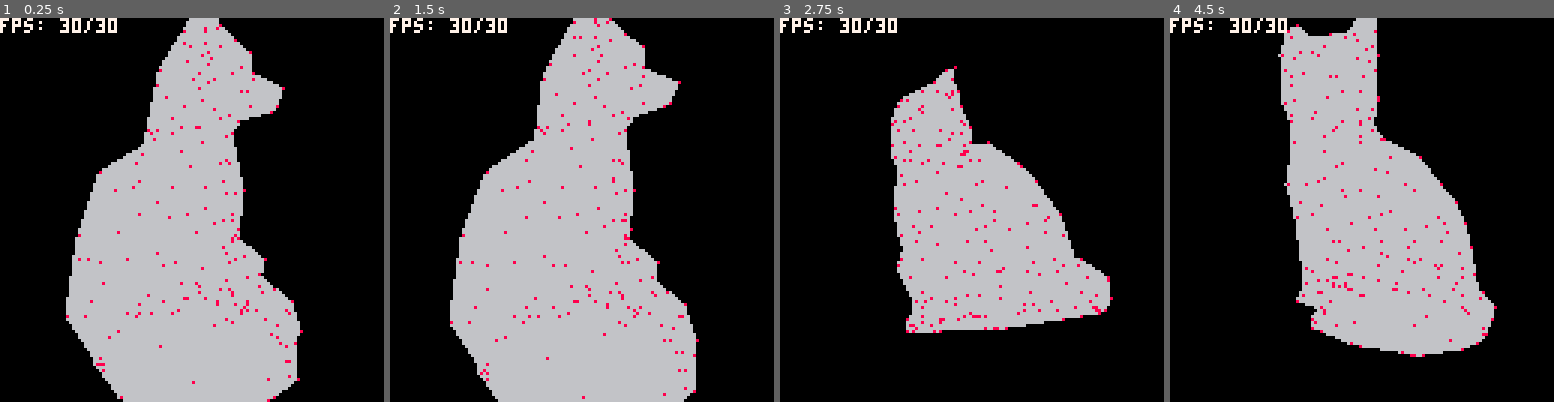
Above: before the commit, frames 1-4 (left to right).
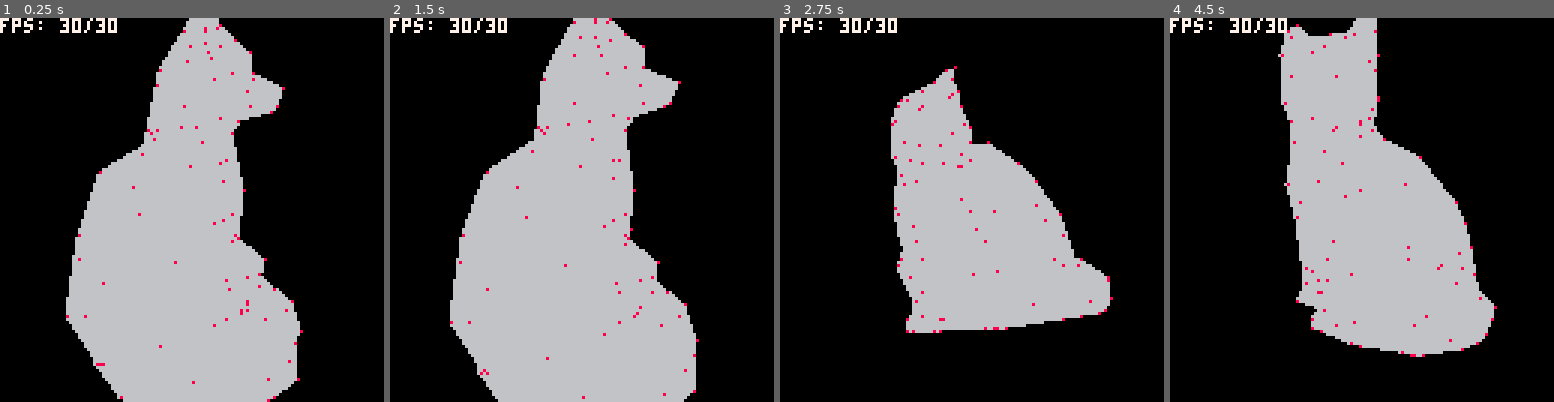
Above: after the commit, the same moments.

Repository: gschup/pico8-playground
Game: PICO-8 cartridge carts/3drend.p8
Same seed, same stepped clock (60 frames per second), same inputs: the game is played once before the commit and once after it.
Inputs:
- Up to frame 1 (0.25 s): no input
- Up to frame 2 (1.5 s): tap X (X key) at 0.33, 1.07 s; tap O (Z key) at 0.7 s
- Up to frame 3 (2.75 s): hold Right 1.6-2.1 s; tap O (Z key) at 1.7, 2.1, 2.5 s; tap X (X key) at 1.85 s; hold Up 2.15-2.42 s; hold Right from 2.47 s (still down)
- Up to frame 4 (4.5 s): tap O (Z key) every 0.4 s from 2.9 to 4.1 s; tap X (X key) at 2.97, 4.08 s; release Right at 3.03 s; hold Left 3.08-3.58 s; hold Down 3.63-3.97 s; hold Right from 4.02 s (still down)

The runs differ from the first frame. In frame 1, 0.5% of the frame differs, in the area x 22-76%, y 6-94%; in frame 2, 0.5%; in frame 3, 0.6%, in the area x 28-84%, y 18-82%; in frame 4, 0.6%.

Commit message:
prep for lighting

Diff:
--- a/carts/3drend.p8
+++ b/carts/3drend.p8
@@ -6,20 +6,15 @@
 move_speed=0.2
 proj_dist=1.5
 backface_culling=true
+draw_vertices=true
 
 function _init()
- // cam
-	cam={}
-	cam.dx=0.0
-	cam.dz=0.0
-	cam.drx=0.0
-	cam.dry=0.0
-
 	// light
 	light={}
 	light.x = 10.0
 	light.y = -10.0
 	light.z = 10.0
+
 	// cam position matrix
 	pos_mat= {
 		{1,0,0,0.0},
@@ -57,24 +52,24 @@
 --update
 function _update()
 	// inputs
-	cam.dx=0.0
-	cam.dz=0.0
-	cam.drx=0.0
-	cam.dry=0.0
+	local dx=0.0
+	local dz=0.0
+	local drx=0.0
+	local dry=0.0
 	// rotate
-	if (btn(⬆️)) cam.dry=-rot_speed
-	if (btn(⬇️)) cam.dry=rot_speed
-	if (btn(⬅️)) cam.drx=-rot_speed
-	if (btn(➡️)) cam.drx=rot_speed
+	if (btn(⬆️)) dry=-rot_speed
+	if (btn(⬇️)) dry=rot_speed
+	if (btn(⬅️)) drx=-rot_speed
+	if (btn(➡️)) drx=rot_speed
  // translate
-	if (btn(❎)) cam.dz=-move_speed
-	if (btn(🅾️)) cam.dz=move_speed
+	if (btn(❎)) dz=-move_speed
+	if (btn(🅾️)) dz=move_speed
 
 	// update position matrix
-	local dp=get_mov(cam.dx,cam.dz)
+	local dp=get_mov(dx,dz)
 	pos_mat=matmul(dp,pos_mat)
 	// update rotation matrix
-	local dr=get_rot(cam.drx,cam.dry)
+	local dr=get_rot(drx,dry)
 	rot_mat=matmul(dr,rot_mat)
 
 	// create hom coord matrix
@@ -99,8 +94,7 @@
 	// generate faces
 	local proj_f=generate_faces(proj_v, cur_faces)
 	// render
-	render_faces(proj_f)
-	render_vertices(proj_v)
+	render_faces(proj_f, draw_vertices)
 	// fps info
 	print("fps: "..stat(7).."/"..stat(8),0,0,7)
 end
@@ -111,7 +105,7 @@
 	end
 end
 
-function render_faces(faces)
+function render_faces(faces, rend_vert)
 	for i=1,#faces do
 		// backface culling
 		if (faces[i].nz>0 and backface_culling) goto cont
@@ -124,49 +118,20 @@
 			f.v1[1],f.v1[2],
 			f.v2[1],f.v2[2],
 			f.v3[1],f.v3[2],
-			6,7)
+			get_col(f))
+		if rend_vert then
+			pset(f.v1[1],f.v1[2],8)
+			pset(f.v2[1],f.v2[2],8)
+			pset(f.v3[1],f.v3[2],8)
+		end
 		::cont::
 	end
 end
 
-function generate_faces(pp, face_data)
-	local faces={}
-	for i=1,#face_data do
-		add(faces, create_face(pp, face_data[i]))
-	end
-	return faces
-end
-
-function create_face(pp, vlist)
-	local face={}
-	face.nx=0
-	face.ny=0
-	face.nz=0
-	// normal
-	local v1=pp[vlist[1]]
-	local v2=pp[vlist[2]]
-	local v3=pp[vlist[3]]
-	local a={
-		v1[1]-v2[1],
-		v1[2]-v2[2],
-		v1[3]-v2[3]}
-	local b={
-		v1[1]-v3[1],
-		v1[2]-v3[2],
-		v1[3]-v3[3]}
-	local n=crossprod(a,b)
-	face.nx=n[1]
-	face.ny=n[2]
-	face.nz=n[3]
-	// vertices
-	face.v1=v1
-	face.v2=v2
-	face.v3=v3
-	return face
-end
-
+function get_col(face)
+	return 6
+end
 function fill_triangle(x1,y1,x2,y2,x3,y3,color1)
-
 	local x1=x1&0xffff
 	local x2=x2&0xffff
 	local y1=y1&0xffff
@@ -346,6 +311,46 @@
 	rot[4][4]=1
 	return rot
 end
+
+function generate_faces(pp, face_data)
+	local faces={}
+	for i=1,#face_data do
+		add(faces, create_face(pp, face_data[i]))
+	end
+	return faces
+end
+
+function create_face(pp, vlist)
+	local face={}
+	face.nx=0
+	face.ny=0
+	face.nz=0
+	// normal
+	local v1=pp[vlist[1]]
+	local v2=pp[vlist[2]]
+	local v3=pp[vlist[3]]
+	local a={
+		v1[1]-v2[1],
+		v1[2]-v2[2],
+		v1[3]-v2[3]}
+	local b={
+		v1[1]-v3[1],
+		v1[2]-v3[2],
+		v1[3]-v3[3]}
+	local n=crossprod(a,b)
+	face.nx=n[1]
+	face.ny=n[2]
+	face.nz=n[3]
+	// vertices
+	face.v1=v1
+	face.v2=v2
+	face.v3=v3
+	// "middle" point
+	face.mx=(v1[1]+v2[1]+v3[1])/3
+	face.my=(v1[2]+v2[2]+v3[2])/3
+	face.mz=(v1[3]+v2[3]+v3[3])/3
+	return face
+end
 -->8
 --data
 fox_v_string="fe7106e700c6fec605aeffebfe1404b600d8fe6605e001f9fe710734027dfe4404b701b1ff8b0a06ffabff0b099affedff870a590 …(2176 unchanged characters)…
